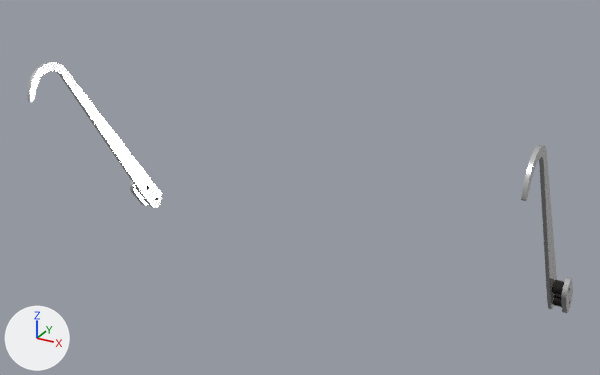
An edit to the glTF model AdvantageScope/Robot_2026/model_5.glb, drawn before and after from the same camera.
Before and after are seen from a 50 mm lens placed at (0.517, -1.11, 0.789), pointed at (0.007, -0.185, 0.326). Every picture has the same lights, and +X, +Y and +Z are marked at lower left. The first picture is the older version. Where no turn or scale is listed for an object, it has been applied to the vertices.

Objects in the first picture: 'Side Plates(Mirror):1', 'Side Plates:1' and 2 more.
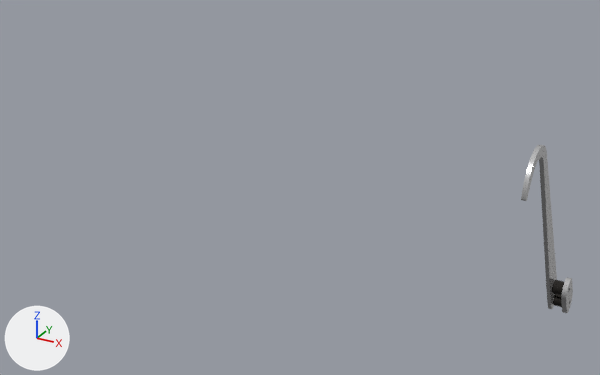
Not visible in the pictures: '3689K11_Shaft-Mount Crowned Track Roller(Mirror):1', '3689K11_Shaft-Mount Crowned Track Roller(Mirror):2'.

The edits, one by one:
Object '3689K11_Shaft-Mount Crowned Track Roller(Mirror):1' (ob_3689k11_shaft_mount_crowned_track_roller_mirror__1) is deleted.
Object '3689K11_Shaft-Mount Crowned Track Roller(Mirror):2' (ob_3689k11_shaft_mount_crowned_track_roller_mirror__2) is deleted.
Object 'Side Plates(Mirror):1' (ob_side_plates_mirror__1) is deleted.

Pixel boxes (x1, y1, x2, y2) of what changed, in the pictures (600 x 375 px):
'Side Plates(Mirror):1', deleted: before (27, 62, 162, 208)
